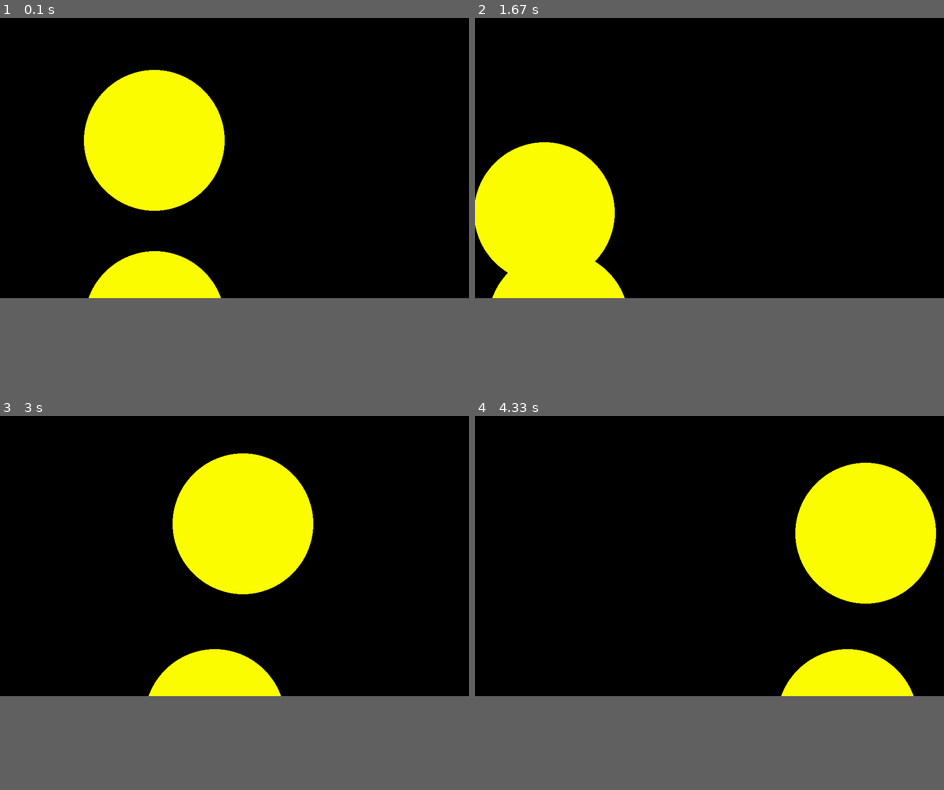
Above: before the commit, frames 1-4 (two rows, left to right).
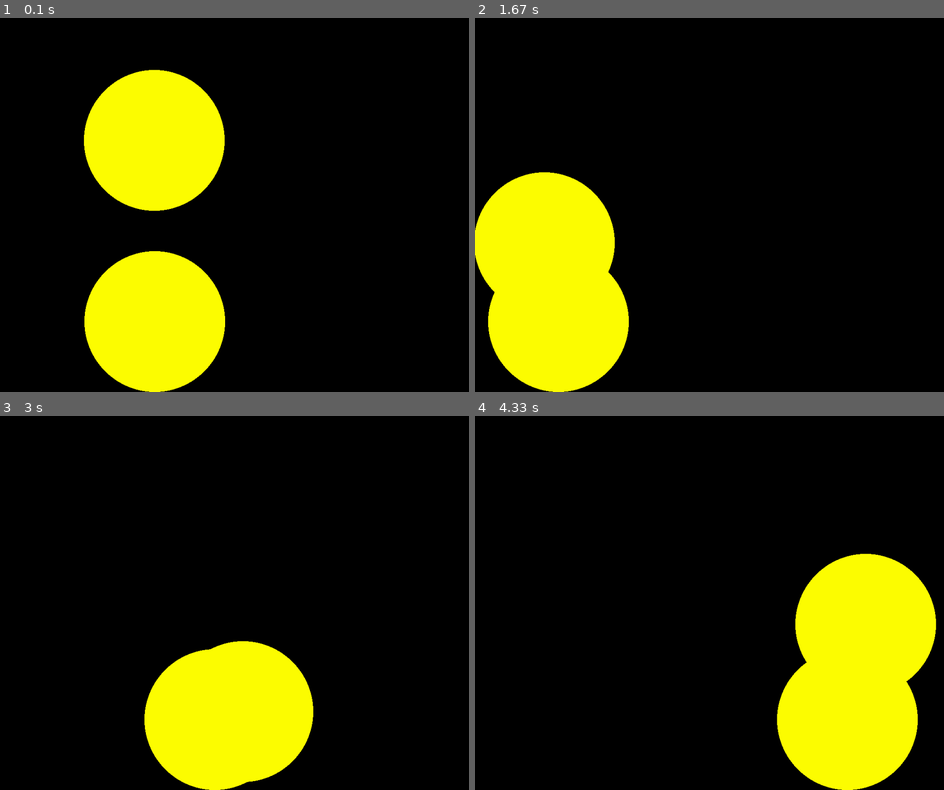
Above: after the commit, the same moments.

Repository: Archanciel/Learning_Pygame
Game: pygame game, started from bouncing_ball_imperfect_collide/bouncing_ball_small_angle_corrected.py
Two runs of this game, one before a commit and one after it. Both use one fixed random seed, a clock stepped at 60 frames per second and the inputs below.
Inputs:
- Up to frame 1 (0.1 s): no input
- Up to frame 2 (1.67 s): no input
- Up to frame 3 (3 s): no input
- Up to frame 4 (4.33 s): no input
In our replay, the window is 900x540 before the commit and 900x720 after it. These sizes can differ from the game's own. Grey fills any space a smaller window leaves; there, only what the larger window draws over its background counts as a difference.

The runs differ from the first frame. In frame 1, 6.3% of the frame differs, in the area x 18-48%, y 74-100%; in frame 2, 9.4%; in frame 3, 18%; in frame 4, 18%, in the area x 64-99%, y 12-100%.

Commit message:
adapted to Window

Diff:
--- a/bouncing_ball_imperfect_collide/bouncing_ball_small_angle_corrected.py
+++ b/bouncing_ball_imperfect_collide/bouncing_ball_small_angle_corrected.py
@@ -2,7 +2,7 @@
 from pygame.locals import *
 
 pygame.init()
-DISPLAYSURF = pygame.display.set_mode((1000, 600))
+DISPLAYSURF = pygame.display.set_mode((1000, 800))
 pygame.display.set_caption('Bouncing Ball with position and angle')
 
 # Set our color constants
